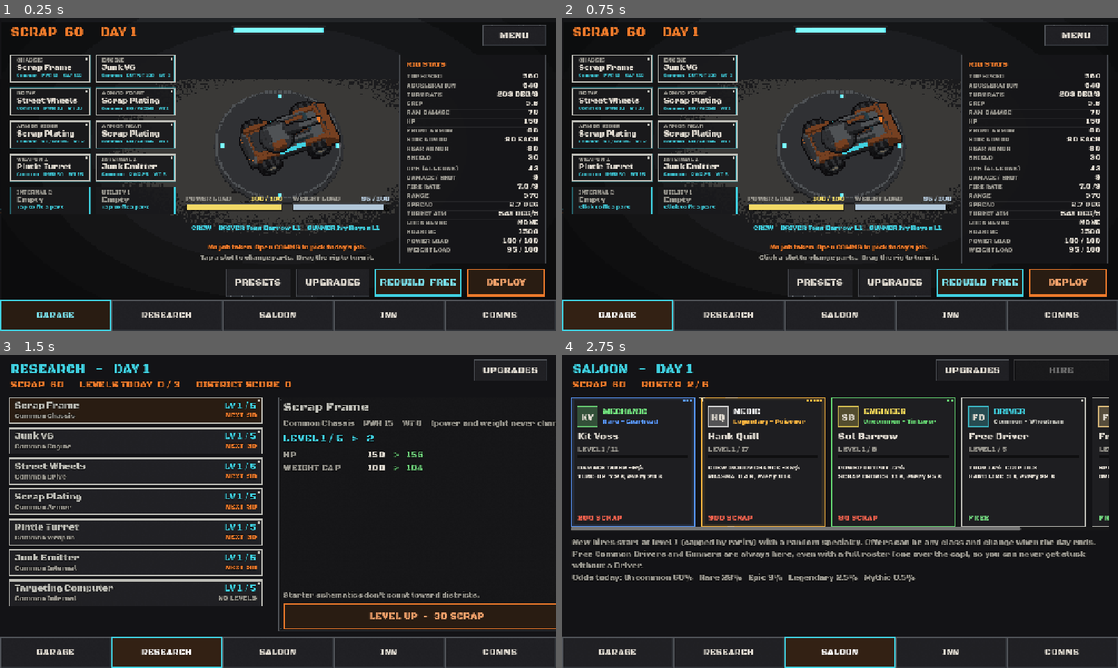
Above: before the commit, frames 1-4 (two rows, left to right).
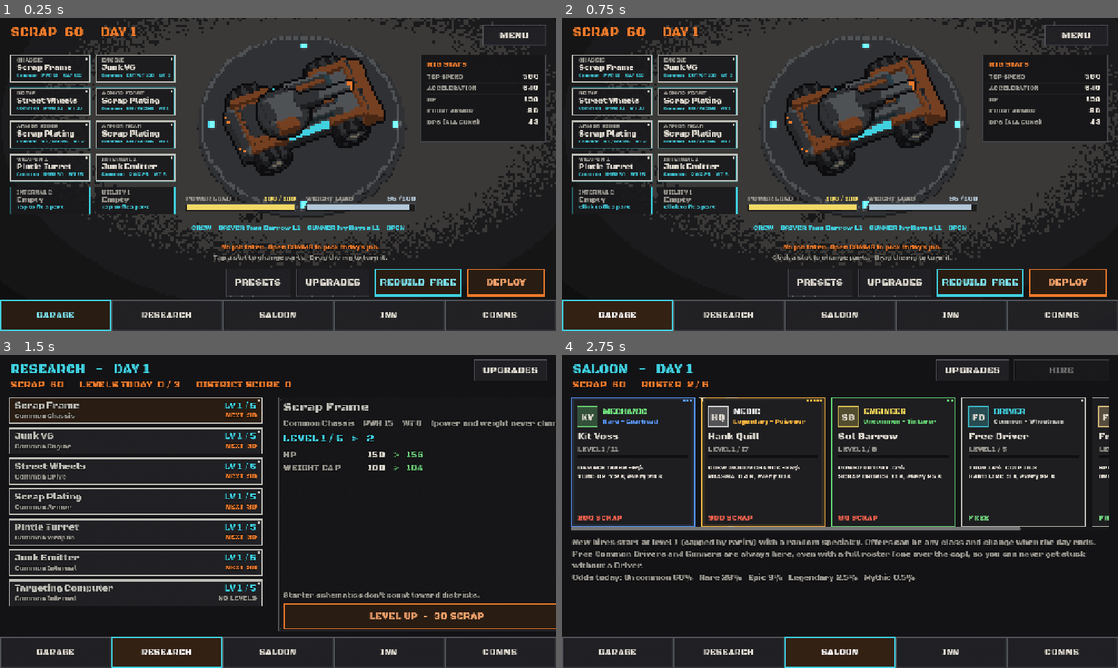
Above: after the commit, the same moments.

Repository: Asmogius/helriders-game
Game: Godot game, scene res://scenes/garage.tscn
Two runs of this game, one before a commit and one after it. Both use one fixed random seed, a clock stepped at 60 frames per second and the inputs below.
Inputs:
- Up to frame 1 (0.25 s): no input
- Up to frame 2 (0.75 s): click "GARAGE" at 0.5 s
- Up to frame 3 (1.5 s): click "RESEARCH" at 1.25 s
- Up to frame 4 (2.75 s): click "SALOON" at 2 s

The runs differ from the first frame. In frame 1, 27% of the frame differs, in the area x 0-100%, y 0-80%; in frame 2, 27%; in frame 3, less than 0.1%; in frame 4, nothing differs.

Commit message:
V2.3 sample v4 (research pass): rig big (1.6x, pad follows), one small 5-stat box, rest of the rig dims while a part is lit, callout fades in/out over 150 ms, browsing a candidate shows it on the rig (display only); tests and v4 previews

Diff:
--- a/scripts/garage.gd
+++ b/scripts/garage.gd
@@ -1349,7 +1349,8 @@
 	const ROW_H := 26.0
 	var single_column := false   # V2.3 sample: one tall column (garage_layout.gd)
 	var _row_h := ROW_H
-	var only_changed := false    # V2.3 sample: list just the rows the previewed part changes
+	var headline := false        # V2.3 sample: only the HEADLINE rows (garage_layout.gd)
+	const HEADLINE := ["speed", "accel", "hp", "front", "dps"]
 	# [label, key, higher is better, decimals, suffix]
 	const LEFT := [
 		["TOP SPEED", "speed", true, 0, ""],
@@ -1443,14 +1444,14 @@
 		draw_rect(Rect2(Vector2.ZERO, size), UI.PANEL_EDGE, false, 2.0)
 		draw_string(font, Vector2(16, 28), title, HORIZONTAL_ALIGNMENT_LEFT, size.x - 32.0, 17, T.COL_ORANGE)
 		var col_w := (size.x - 56.0) / 2.0
-		if single_column and only_changed:   # V2.3 sample: short panel over the part sheet
+		if single_column and headline:   # V2.3 sample: one small box, 5 headline stats
 			col_w = size.x - 32.0
-			var rows: Array = (LEFT + RIGHT).filter(_changed)
-			if rows.is_empty():
-				draw_string(font, Vector2(16, 60), "No change", HORIZONTAL_ALIGNMENT_LEFT, col_w, 15, UI.TEXT_DIM)
-			_row_h = minf(ROW_H, (size.y - 44.0) / float(maxi(rows.size(), 1)))
-			_column(font, rows, Vector2(16, 34), col_w)
-			_row_h = ROW_H
+			var rows: Array = (LEFT + RIGHT).filter(func(r: Array) -> bool: return HEADLINE.has(r[1]))
+			_column(font, rows, Vector2(16, 30), col_w)
+			var more: Array = (LEFT + RIGHT).filter(func(r: Array) -> bool: return not HEADLINE.has(r[1]) and _changed(r))
+			if not more.is_empty():
+				var names: Array = more.map(func(r: Array) -> String: return str(r[0]))
+				draw_string(font, Vector2(16, 30 + (rows.size() + 1) * ROW_H - 4.0), "ALSO: " + ", ".join(names), HORIZONTAL_ALIGNMENT_LEFT, col_w, 12, UI.TEXT_DIM)
 		elif single_column:   # V2.3 sample: the stats panel on the right
 			col_w = size.x - 32.0
 			_row_h = minf(ROW_H, (size.y - 64.0) / float(LEFT.size() + RIGHT.size()))
--- a/scripts/garage_focus.gd
+++ b/scripts/garage_focus.gd
@@ -21,6 +21,11 @@
 var _outline: Array[Sprite2D] = []   # 8 solid copies, 1 texel out, behind the part
 static var _shader: Shader
 var line: Control   # the callout, drawn above the rig (tests read it)
+const FADE := 0.15   # s, callout fade in / out
+const DIM := 0.6     # the rest of the rig while one part is lit
+var line_alpha := 0.0
+var _last_points := PackedVector2Array()
+var _preview_key := ""   # selected slot + browsed part the rig shows now
 
 
 func _ready() -> void:
@@ -92,19 +97,19 @@
 
 
 func _draw_line() -> void:
-	var p := callout_points()
-	if p.is_empty():
+	var p := _last_points
+	if p.is_empty() or line_alpha <= 0.0:
 		return
 	var gt := line.get_global_transform().affine_inverse()
 	for k in p.size():
 		p[k] = gt * p[k]
-	var c := T.COL_ORANGE
-	line.draw_polyline(p, Color(0, 0, 0, 0.6), 6.0)   # dark edge: reads on any floor
+	var c := Color(T.COL_ORANGE, line_alpha)
+	line.draw_polyline(p, Color(0, 0, 0, 0.6 * line_alpha), 6.0)   # dark edge: reads on any floor
 	line.draw_polyline(p, c, 3.0)
 	line.draw_circle(p[0], 5.0, c)
 	var end := p[p.size() - 1]
 	var pulse := 10.0 + 2.0 * sin(_t * 5.0)
-	line.draw_arc(end, pulse, 0.0, TAU, 24, Color(0, 0, 0, 0.6), 5.0)
+	line.draw_arc(end, pulse, 0.0, TAU, 24, Color(0, 0, 0, 0.6 * line_alpha), 5.0)
 	line.draw_arc(end, pulse, 0.0, TAU, 24, c, 2.5)
 var _target: Sprite2D = null
 var _t := 0.0
@@ -142,6 +147,11 @@
 
 func _process(delta: float) -> void:
 	_t += delta
+	_live_preview()
+	var pts := callout_points()
+	if not pts.is_empty():
+		_last_points = pts
+	line_alpha = move_toward(line_alpha, 1.0 if not pts.is_empty() else 0.0, delta / FADE)
 	if line != null:
 		line.queue_redraw()
 	var want: Sprite2D = null
@@ -175,6 +185,7 @@
 				o.position = d
 				want.add_child(o)
 				_outline.append(o)
+	_dim(want)
 	if _overlay != null and is_instance_valid(_target):
 		_overlay.texture = _target.texture
 		_overlay.hframes = _target.hframes
@@ -194,7 +205,42 @@
 		_clear()
 
 
+## While a part is lit, the rest of the rig steps back (the lit part keeps
+## full brightness by undoing the dim on itself).
+func _dim(want: Sprite2D) -> void:
+	var holder: CanvasItem = garage.get("_rig_holder") if garage != null else null
+	if holder == null:
+		return
+	var hull: Sprite2D = garage.get("preview").get("_hull_art") if garage.get("preview") != null else null
+	var on := want != null and want != hull
+	holder.modulate = Color(DIM, DIM, DIM) if on else Color.WHITE
+	if want != null and is_instance_valid(want):
+		want.self_modulate = Color(1.0 / DIM, 1.0 / DIM, 1.0 / DIM) if on else Color.WHITE
+
+
+## Browsing a candidate puts it on the rig at once (display only: the preview
+## rig gets the candidate's build; the real loadout changes only on EQUIP).
+func _live_preview() -> void:
+	if garage == null or garage.get("preview") == null:
+		return
+	var sel := int(garage.get("selected"))
+	var key := ""
+	if sel >= 0:
+		key = "%d:%s:%s" % [sel, garage.get("_preview"), str(garage.profile.rig)]
+	if key == _preview_key:
+		return
+	_preview_key = key
+	var prof: Node = garage.profile
+	if sel < 0 or not prof.has_rig():
+		return   # close_sheet() refreshes the rig back to the fitted build
+	var slot: Dictionary = garage.SLOTS[sel]
+	var cand: Dictionary = prof.with_part(prof.rig, slot.key, slot.index, str(garage.get("_preview")))
+	garage.get("preview").apply_stats(garage.call("_built", cand))
+
+
 func _clear() -> void:
+	if _target != null and is_instance_valid(_target):
+		_target.self_modulate = Color.WHITE
 	if _overlay != null and is_instance_valid(_overlay):
 		_overlay.queue_free()
 	for o in _outline:
--- a/scripts/garage_layout.gd
+++ b/scripts/garage_layout.gd
@@ -23,9 +23,11 @@
 const TOP_H := 6.0 * UI.GRID         # top bar row (scrap / day, MENU): 48
 const CARD_W := 23.0 * UI.GRID       # slot card cell: 184 x 64
 const CARD_H := UI.MIN_TOUCH
-const STATS_W := 42.0 * UI.GRID      # 336
-const RIG_Y := 0.42      # rig centre, fraction of the content height
-const OPEN_SCALE := 0.85 # rig scale while the part sheet is open
+const STATS_W := 36.0 * UI.GRID      # 288: one small stats box, 5 headline stats
+const STATS_H := 25.0 * UI.GRID      # 200
+const RIG_ZOOM := 1.6                # rig (and its floor pad) zoom with nothing open
+const STACK_H := 44.0 + 4.0 + 64.0 + 48.0   # meters, crew row, job + hint under the rig
+const OPEN_SCALE := 1.0  # zoom while the part sheet is open # rig scale while the part sheet is open
 
 
 static func left_w() -> float:
@@ -40,9 +42,9 @@
 	var bottom := size.y - footer_h - BAR_H - GAP
 	var h := bottom - top
 	var left := Rect2(safe.position.x, top, left_w(), h)
-	var right := Rect2(safe.end.x - STATS_W, top, STATS_W, h)
+	var right := Rect2(safe.end.x - STATS_W, top, STATS_W, STATS_H)
 	var cx := left.end.x + GAP * 2.0
-	var centre := Rect2(cx, top, right.position.x - GAP * 2.0 - cx, h)
+	var centre := Rect2(cx, top, right.position.x - GAP - cx, h)
 	return [left, centre, right]
 
 
@@ -90,44 +92,45 @@
 	var stats_label: Control = g.get("_stats_label")
 	stats_label.visible = false   # the stats panel says it all
 
-	# --- right: the stats panel, always on the GARAGE tab --------------------
+	# --- right: one small stats box (5 headline stats), top right -----------
 	var sheet_stats: Control = g.get("_stat_sheet")
 	sheet_stats.set("single_column", true)
+	sheet_stats.set("headline", true)
 	var sheet_h: float = g.SHEET_H
-	if open:   # the part sheet runs under the stats panel too: 3 cards at 1280
-		_place(sheet_stats, Rect2(right.position, Vector2(right.size.x, right.size.y - sheet_h - GAP)))
-	else:
-		_place(sheet_stats, right)
-	sheet_stats.set("only_changed", open)
+	_place(sheet_stats, right)
 	sheet_stats.visible = on_garage and g.profile.has_rig()
 	if not open and sheet_stats.visible:
 		var now: Dictionary = g.call("_built", g.profile.rig)
 		sheet_stats.call("set_data", "RIG STATS", now, now, 0)
 
-	# --- centre: rig, meters, crew / job / hint, or the part sheet -----------
+	# --- centre: the rig, big; the meters stack, or the part sheet -----------
 	var holder: Node2D = g.get("_rig_holder")
 	var sheet: Control = g.get("_sheet")
-	var rig_area := centre
-	if open:
+	var rig_area := Rect2(centre.position, Vector2(centre.size.x, centre.size.y - STACK_H - GAP))
+	if open:   # bottom sheet: from the slot grid to the right edge (3 cards at 1280)
 		rig_area = Rect2(centre.position, Vector2(centre.size.x, centre.size.y - sheet_h - GAP))
 		_place(sheet, Rect2(centre.position.x, centre.end.y - sheet_h, right.end.x - centre.position.x, sheet_h))
 		var title: Label = g.get("_sheet_title")
 		title.clip_text = true
 		title.size = Vector2(right.end.x - centre.position.x - 4.0 * UI.GRID, 4.0 * UI.GRID)
 		title.add_theme_font_size_override("font_size", 15)
-	holder.position = Vector2(rig_area.get_center().x, rig_area.position.y + rig_area.size.y * (0.5 if open else RIG_Y))
-	holder.scale = Vector2.ONE * (OPEN_SCALE if open else 1.0)
+	var zoom := OPEN_SCALE if open else RIG_ZOOM
+	holder.position = rig_area.get_center()
+	holder.scale = Vector2.ONE * zoom
 	holder.visible = on_garage and g.profile.has_rig()
+	var room: Control = g.get("_workshop")
+	if room != null and room.has_method("frame_rig"):
+		room.call("frame_rig", holder.position, zoom)
 	var touch: Control = g.get("_rig_touch")
 	_place(touch, rig_area)
 	touch.mouse_filter = Control.MOUSE_FILTER_IGNORE if open else Control.MOUSE_FILTER_STOP
 	var meter: Control = g.get("_power_meter")
 	# meters 44, crew row MIN_TOUCH (it opens the INN), job and hint 24 each
 	var heights := {"_crew_line": UI.MIN_TOUCH, "_job": 3.0 * UI.GRID, "_hint": 3.0 * UI.GRID}
-	var y := centre.end.y - 44.0 - UI.GRID * 0.5 - UI.MIN_TOUCH - 6.0 * UI.GRID
+	var y := centre.end.y - STACK_H
 	_place(meter, Rect2(centre.position.x, y, centre.size.x, 44.0))
 	meter.visible = not open and g.profile.has_rig()
-	y += 44.0 + UI.GRID * 0.5
+	y += 48.0
 	for name: String in ["_crew_line", "_job", "_hint"]:
 		var c: Control = g.get(name)
 		var h: float = heights[name]
--- a/scripts/workshop_room.gd
+++ b/scripts/workshop_room.gd
@@ -9,6 +9,8 @@
 const ART := "res://art/garage/"
 
 var meta := {}
+var zoom := 1.0                  # garage_layout.gd: the rig's extra zoom (pad stays under it)
+var lift_at := Vector2.INF       # garage_layout.gd: where the rig sits (INF = default spot)
 var _back: TextureRect
 var _lights: TextureRect
 var ambient: Control
@@ -51,13 +53,24 @@
 
 ## Pixels per room voxel on screen (the garage's 720-high layout uses 3.4).
 func px() -> float:
-	return size.y / 212.0 if size.y > 0.0 else float(meta.get("scale", 3.4))
+	return (size.y / 212.0 if size.y > 0.0 else float(meta.get("scale", 3.4))) * zoom
 
 
 ## Lift centre in this Control's coordinates; garage.gd puts the rig at
 ## (size.x * 0.5, 290) on a 720-high screen.
 func lift_point() -> Vector2:
+	if lift_at != Vector2.INF:
+		return lift_at
 	return Vector2(size.x * 0.5, 290.0 * size.y / 720.0)
+
+
+## Move/zoom the room so the floor pad sits under the rig.
+func frame_rig(at: Vector2, new_zoom: float) -> void:
+	if at == lift_at and is_equal_approx(new_zoom, zoom):
+		return
+	lift_at = at
+	zoom = new_zoom
+	_layout()
 
 
 func _layout() -> void:
--- a/tests/garage_layout_test.gd
+++ b/tests/garage_layout_test.gd
@@ -39,9 +39,14 @@
 			if t.visible:
 				check(t.size.y >= UI.MIN_TOUCH and t.position.x < cols[1].position.x, "%s: slot card on the left, touch size" % sz)
 		var stats: Control = g.get("_stat_sheet")
-		check(stats.visible and stats.position.x >= cols[2].position.x - 1.0, "%s: stats panel on the right" % sz)
+		check(stats.visible and stats.position.x >= cols[2].position.x - 1.0 and stats.get("headline"), "%s: one small stats box, top right, headline stats" % sz)
+		check(stats.HEADLINE.size() >= 4 and stats.HEADLINE.size() <= 5, "4-5 headline stats")
 		var holder: Node2D = g.get("_rig_holder")
 		check(absf(holder.position.x - cols[1].get_center().x) < 1.0, "%s: rig centred in the middle column" % sz)
+		check(holder.scale.x >= 1.5, "%s: rig shown big (zoom %.2f)" % [sz, holder.scale.x])
+		var room: Control = g.get("_workshop")
+		if room.has_art():
+			check(room.lift_point().distance_to(holder.position) < 1.0, "%s: floor pad under the rig" % sz)
 		check(not (g.get("_callouts") as CanvasItem).visible and not (g.get("_rings") as CanvasItem).visible, "old all-slot callouts off")
 		var crew: Control = g.get("_crew_line")
 		check(crew.size.y >= UI.MIN_TOUCH, "%s: crew row is touch size (%d)" % [sz, crew.size.y])
@@ -73,6 +78,12 @@
 			lit_any = true
 			seen[s] = true
 			check(s.get_node_or_null("FocusGlow") != null, "slot %d: glow on the part" % i)
+		check(focus.line_alpha < 1.0, "slot %d: callout fades in" % i)
+		for f in 10:
+			await process_frame
+		check(is_equal_approx(focus.line_alpha, 1.0), "slot %d: faded in within ~150 ms" % i)
+		if i != 0:
+			check((g.get("_rig_holder") as CanvasItem).modulate.r < 0.99, "slot %d: rest of the rig dimmed" % i)
 		var pts: PackedVector2Array = focus.callout_points()
 		check(pts.size() >= 3, "slot %d: callout line drawn" % i)
 		if pts.size() >= 3:
@@ -93,12 +104,27 @@
 		for f in 2:
 			await process_frame
 		check(focus.lit() == null and focus.callout_points().is_empty(), "closed: nothing lit, no line")
+		for f in 12:
+			await process_frame
+		check(focus.line_alpha == 0.0 and (g.get("_rig_holder") as CanvasItem).modulate == Color.WHITE, "closed: line faded out, rig undimmed")
 	if rig.get("_hull_art") != null:
 		check(lit_any and seen.size() >= 3, "different slots light different parts (%d)" % seen.size())
-	# Equipped parts are drawn: fitting the Half-Track swaps the rig's drive layer.
+	# Browsing a candidate shows it on the rig at once; the loadout is unchanged.
 	if rig.get("_hull_art") != null:
 		profile.schematics.append("half_track")
 		profile.scrap += 1000
+		g.open_slot(2)
+		g.preview_part("half_track")
+		for f in 3:
+			await process_frame
+		var lay: Dictionary = rig.get("_layer_sprites")
+		check(lay.has("drive:half_track") and profile.rig.drive != "half_track", "browsing Half-Track shows it on the rig, not fitted")
+		g.close_sheet()
+		for f in 3:
+			await process_frame
+		check(not (rig.get("_layer_sprites") as Dictionary).has("drive:half_track"), "closing puts the fitted drive back")
+	# Equipped parts are drawn: fitting the Half-Track swaps the rig's drive layer.
+	if rig.get("_hull_art") != null:
 		check(profile.apply_loadout(profile.with_part(profile.rig, "drive", 0, "half_track")), "fit half track")
 		for f in 3:
 			await process_frame
Binary file changed: art/previews/sample_garage_v4_halftracks.png
Binary file changed: art/previews/sample_garage_v4_none.png
Binary file changed: art/previews/sample_garage_v4_other.png
